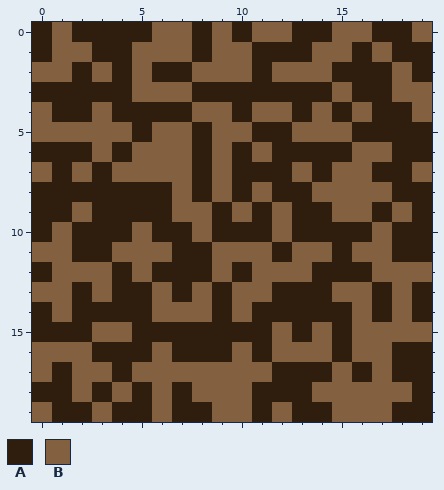
Pixel-art sprite, stored at sample/images/sample_tile_dirt.png. The picture above was drawn from the file before the commit.
The file is 20x20 pixels.
Palette (. is transparent): A #2f1e0e  B #836040
Pixels before, first column x 0:
 0 ABAAAABBABABBAABBAAB
 1 ABBAABBBABBAAABBABAA
 2 BBABABAABBBABBBAAABA
 3 AAAAABBBAAAAAAABAABB
 4 BAABAAAABBABBABABAAB
 5 BBBBBABBABBAABBBAAAA
 6 AAABABBBABABAAAABBAA
 7 BABABBBBABAAABABBAAB
 8 AAAAAAABABABAABBBBAA
 9 AABAAAABBABABAABBABA
10 ABAAABAABAAABAAAABAA
11 BBAABBBAABBBABBABBAA
12 ABBBABAAABABBBAAABBB
13 BBABAABABABBAAABBABA
14 ABAAAABBBABAAAAABABA
15 AAABBAAAAAAABABABBBB
16 BBBAAABAAABABBBABBAA
17 BABBABBBBBBBAAABABAA
18 AABABABABBBAAABBBBBA
19 BAABAABAABBABAABBBAA
Now the later version:
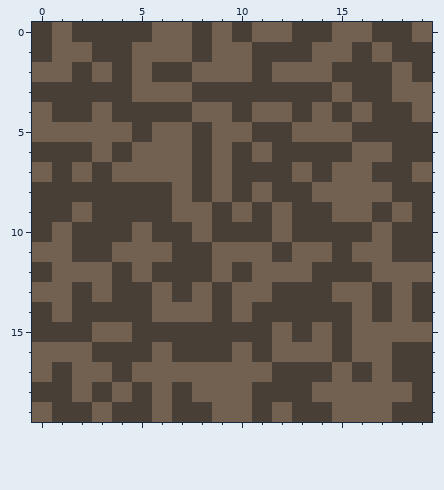
The exact change:
colour A: #2f1e0e -> #483f37
colour B: #836040 -> #726050
Where, in picture pixels (left, top, right, bottom), the same in both pictures:
changed: (32, 22, 432, 422)
